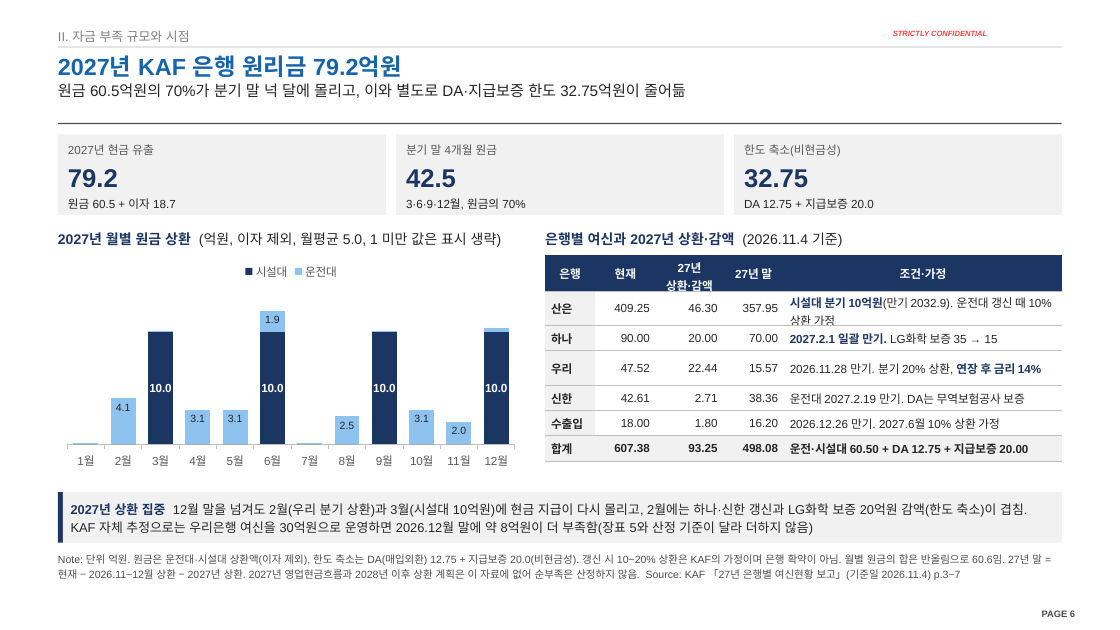
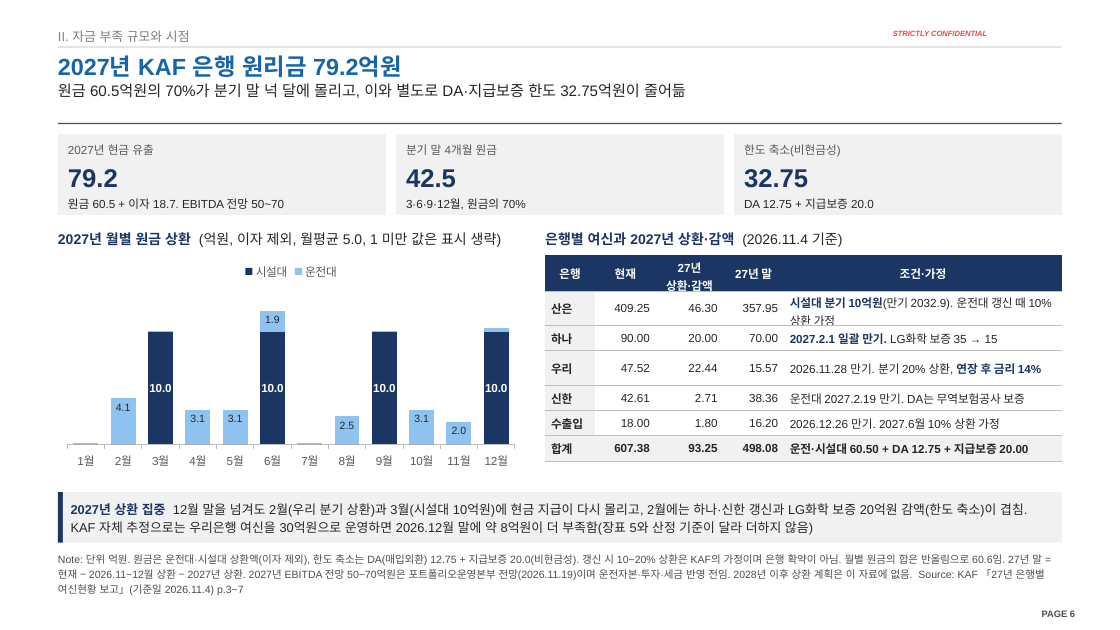
Before and after one commit to jogyesung/GS-Secretary, a slide deck: slide 6 of outputs/CIP_KAF_솔리드_자금조달차질_시나리오_20261118.pptx. Drawn at 1120x630 pixels with LibreOffice and Linux fonts; fonts in the diff are those of the drawing; background and template pictures are left out. Boxes give left, top, right and bottom in pixels: in the first picture for what was removed or moved away, otherwise in the second. Text is boxed around its words. In the diff, an @@ line names an element or a change of style, - is before the commit and + after.

```diff
--- a/outputs/CIP_KAF_솔리드_자금조달차질_시나리오_20261118.pptx
+++ b/outputs/CIP_KAF_솔리드_자금조달차질_시나리오_20261118.pptx
@@ text at (68, 198, 284, 209): text changed @@
-원금 60.5 + 이자 18.7
+원금 60.5 + 이자 18.7. EBITDA 전망 50~70
@@ text at (58, 554, 1045, 595): text changed @@
-Note: 단위 억원. 원금은 운전대·시설대 상환액(이자 제외), 한도 축소는 DA(매입외환) 12.75 + 지급보증 20.0(비현금성). 갱신 시 10~20% 상환은 KAF의 가정이며 은행 확약이 아님. 월별 원금의 합은 반올림으로 60.6임. 27년 말 = 현재 − 2026.11~12월 상환 − 2027년 상환. 2027년 영업현금흐름과 2028년 이후 상환 계획은 이 자료에 없어 순부족은 산정하지 않음. Source: KAF 「27년 은행별 여신현황 보고」(기준일 2026.11.4) p.3~7
+Note: 단위 억원. 원금은 운전대·시설대 상환액(이자 제외), 한도 축소는 DA(매입외환) 12.75 + 지급보증 20.0(비현금성). 갱신 시 10~20% 상환은 KAF의 가정이며 은행 확약이 아님. 월별 원금의 합은 반올림으로 60.6임. 27년 말 = 현재 − 2026.11~12월 상환 − 2027년 상환. 2027년 EBITDA 전망 50~70억원은 포트폴리오운영본부 전망(2026.11.19)이며 운전자본·투자·세금 반영 전임. 2028년 이후 상환 계획은 이 자료에 없음. Source: KAF 「27년 은행별 여신현황 보고」(기준일 2026.11.4) p.3~7
```
Also in this commit, not shown: 6 other slides changed, 1 other file.
